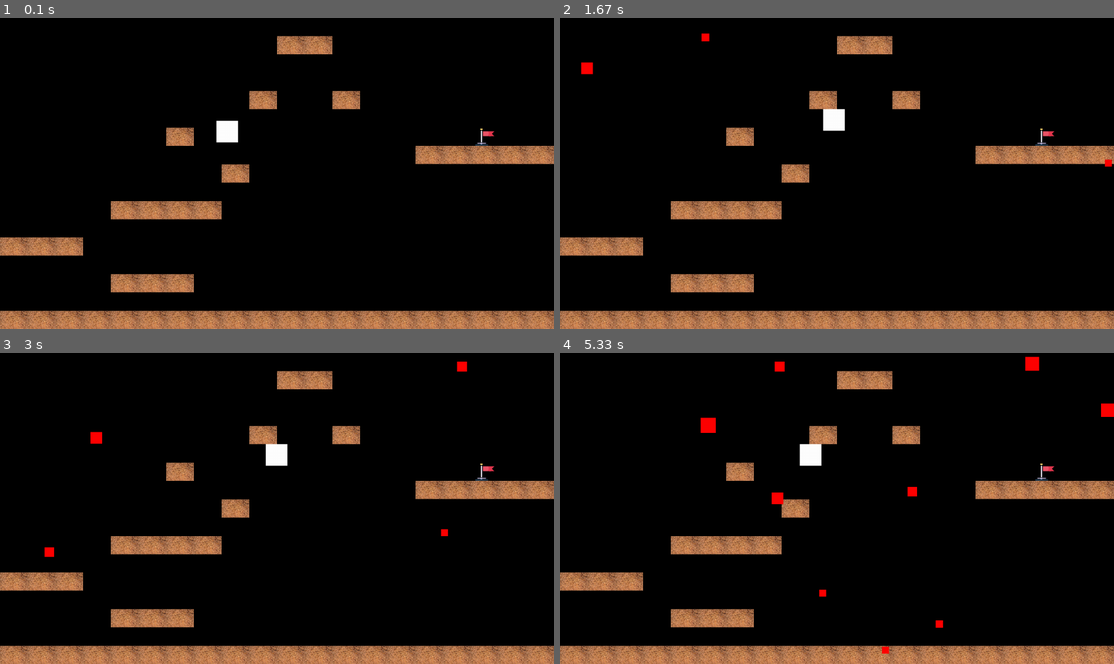
Above: before the commit, frames 1-4 (two rows, left to right).
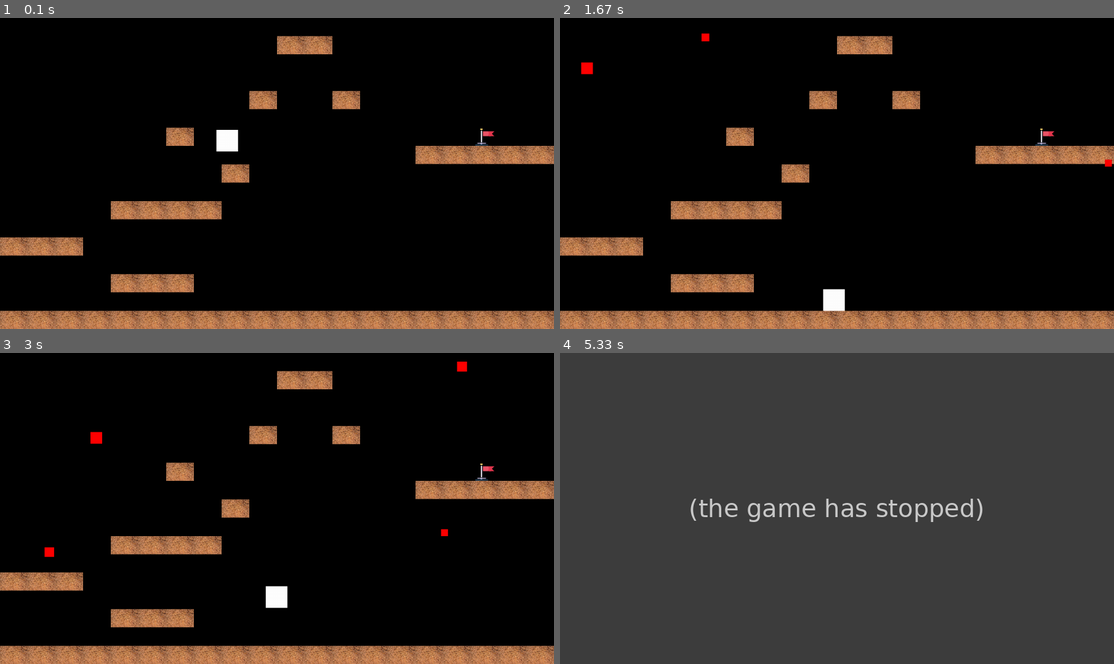
Above: after the commit, the same moments.

Repository: z-taylor/Semester-project-group-24
Game: pygame game, started from SemesterProjectGroup24.py
Same seed, same stepped clock (60 frames per second), same inputs: the game is played once before the commit and once after it.
Inputs:
- Up to frame 1 (0.1 s): no input
- Up to frame 2 (1.67 s): hold D 0.33-0.8 s; hold D 0.83-1.3 s; tap Space at 0.9, 1.2, 1.4 s; hold A from 1.33 s (still down)
- Up to frame 3 (3 s): tap Space at 1.7, 1.97, 2.27, 2.4, 2.7 s; release A at 1.87 s; hold A 1.9-2.3 s; hold D 2.33-2.97 s
- Up to frame 4 (5.33 s): hold A 3-3.47 s; tap Space at 3.07, 3.37, 3.57, 3.87, 4.07, 4.37, 4.57, 4.87, 5.13 s; hold D 3.5-3.97 s; hold D 4-4.47 s; hold A 4.5-5.03 s; hold A from 5.07 s (still down)

The runs differ from the first frame. In frame 1, 0.2% of the frame differs, in the area x 39-43%, y 33-44%; in frame 2, 0.6%; in frame 3, 0.6%; in frame 4, 100%, in the area x 0-100%, y 0-100%.
After the commit the program exited at 5.03 s; later frames show no game.

Commit message:
Update SemesterProjectGroup24.py

Diff:
--- a/SemesterProjectGroup24.py
+++ b/SemesterProjectGroup24.py
@@ -26,7 +26,7 @@
 
 TILE_SIZE = 50
 JUMP_HEIGHT = int(20*scaleFactor)
-Y_GRAVITY = int(1*scaleFactor)
+Y_GRAVITY = 1
 X_SPEED = int(5*scaleFactor)
 meteor_min_size = int(20*scaleFactor)
 meteor_max_size = int(50*scaleFactor)
